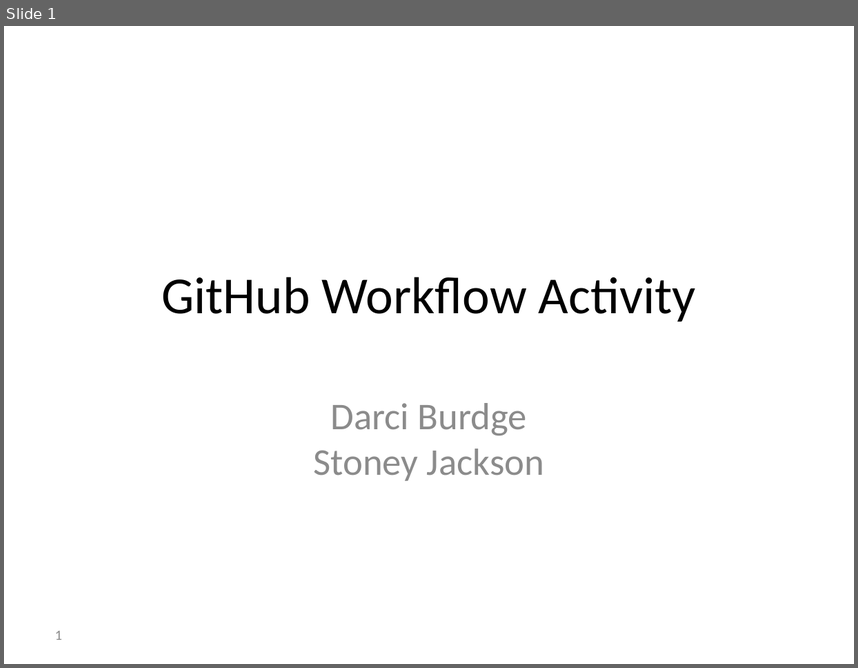
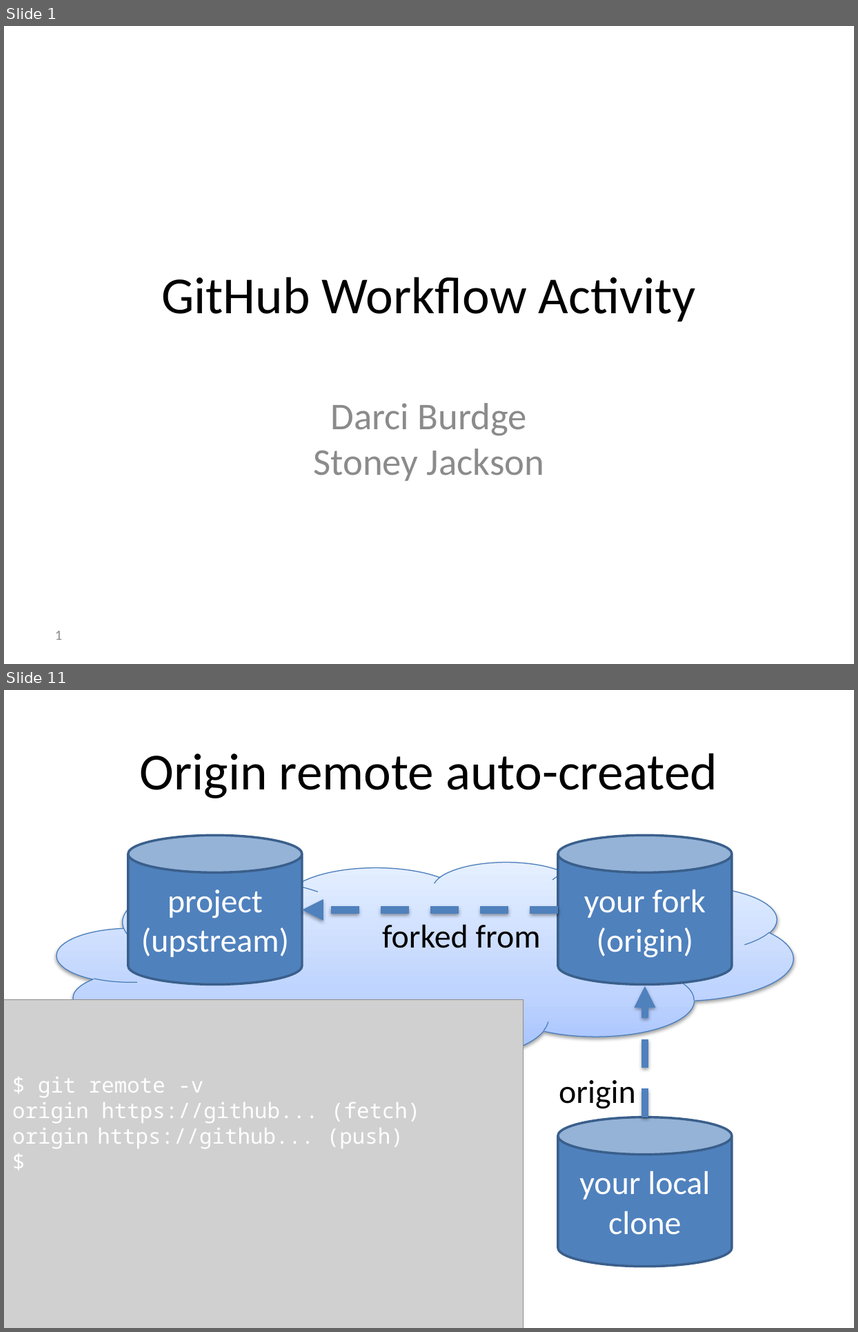
Before and after one commit to foss2serve/github-workflow-activity, a slide deck: presentation.pptx. Shown one above the other, each under a label of ours: slide 1 before the commit, slides 1 and 11 after it; the slides between them are not shown. The pictures are 858x668 and 858x1332 pixels, drawn with LibreOffice and Linux fonts; fonts in the diff are those of the drawing; grey boxes stand for pictures; background and template pictures are left out. Boxes give left, top, right and bottom in pixels: in the first picture for what was removed or moved away, otherwise in the second. Text is boxed around its words. In the diff, an @@ line names an element or a change of style, - is before the commit and + after.

```diff
--- a/presentation.pptx
+++ b/presentation.pptx
@@ slide 11 added at (x1=4, y1=690, x2=854, y2=1328), background #FFFFFF @@
@@ title added at (x1=139, y1=753, x2=717, y2=798), 44 pt, text #000000 @@
+Origin remote auto-created
@@ cylinder added at (x1=128, y1=836, x2=302, y2=984), fill #4F81BD, outline #3A5F8C 2 pt, 28 pt, text #FFFFFF @@
+project
+(upstream)
@@ cylinder added at (x1=558, y1=836, x2=733, y2=984), fill #4F81BD, outline #3A5F8C 2 pt, 28 pt, text #FFFFFF @@
+your fork
+(origin)
@@ cloud added at (x1=56, y1=862, x2=793, y2=1061), fill gradient #A4C4FF to #BFD4FF to #E6EEFF, outline #4B7EBC 0.75 pt @@
@@ arrow added from (558, 909) to (302, 909), #4F81BD 6 pt dashed @@
@@ text added at (x1=382, y1=924, x2=541, y2=948), 28 pt, text #000000 @@
+forked from
@@ picture added at (x1=4, y1=999, x2=523, y2=1328) @@
@@ arrow added from (645, 1116) to (645, 986), #4F81BD 6 pt dashed @@
@@ text added at (x1=12, y1=1076, x2=420, y2=1148), 18 pt, text #FFFFFF @@
+$ git remote -v
+origin https://github... (fetch)
+origin https://github... (push)
+$
@@ text added at (x1=559, y1=1080, x2=636, y2=1109), 28 pt, text #000000 @@
+origin
@@ cylinder added at (x1=558, y1=1116, x2=733, y2=1265), fill #4F81BD, outline #3A5F8C 2 pt, 28 pt, text #FFFFFF @@
+your local clone
```
Also in this commit, not shown: 20 slides changed, 32 other slides added, 26 slides removed.
